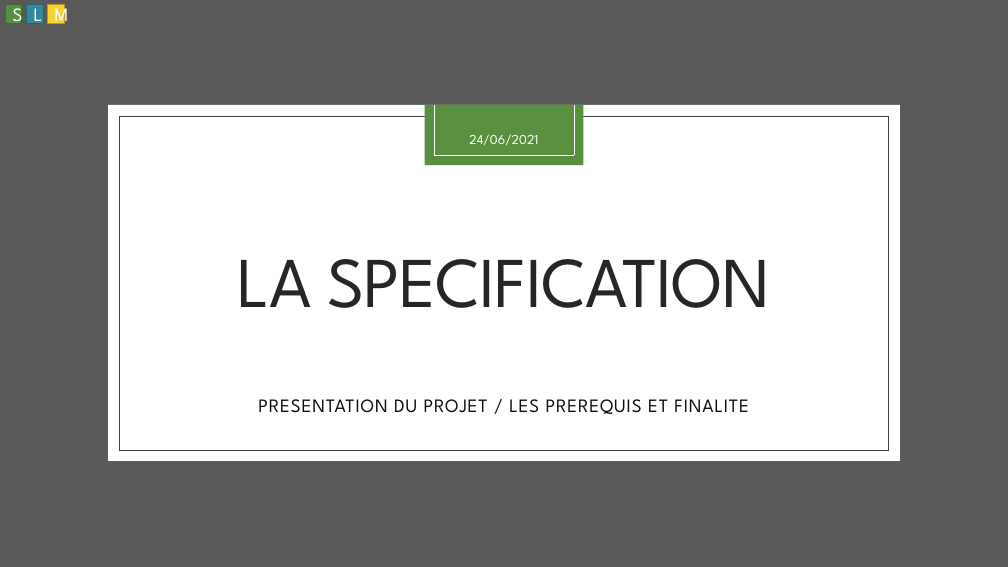
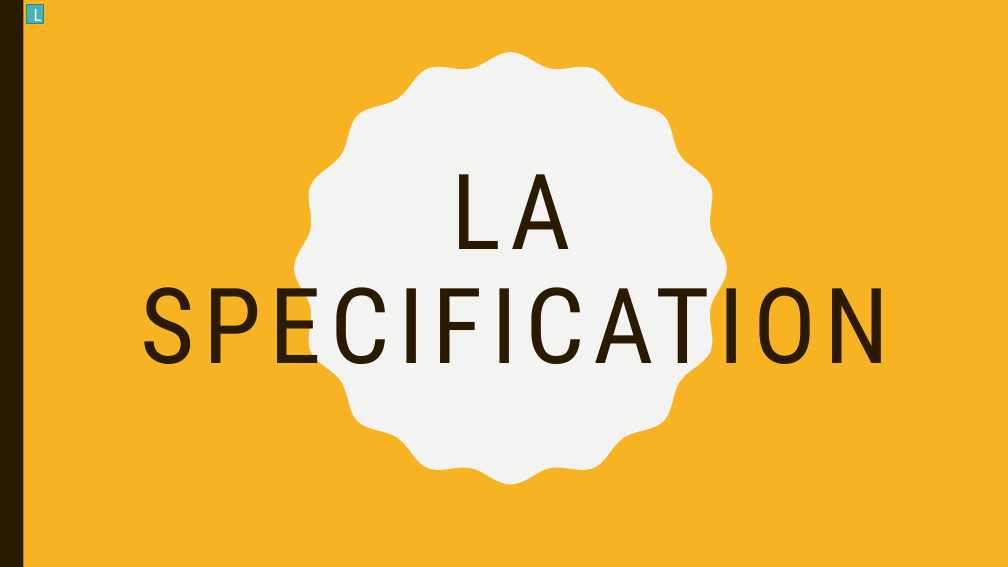
Before and after one commit to aiekick/ProjectStationMeteo, a slide deck: slide 3 of doc/StationMeteo_Soutenance_Stephane.pptx (slide 4 before the commit). Drawn at 1008x567 pixels with LibreOffice and Linux fonts; fonts in the diff are those of the drawing. Boxes give left, top, right and bottom in pixels: in the first picture for what was removed or moved away, otherwise in the second. Text is boxed around its words. In the diff, an @@ line names an element or a change of style, - is before the commit and + after.

Commit message:
[UPD] : changement apres 1ere soutenance vierge [UPD] : changement de style

```diff
--- a/doc/StationMeteo_Soutenance_Stephane.pptx
+++ b/doc/StationMeteo_Soutenance_Stephane.pptx
@@ background #FFFFFF to #F8B323 @@
@@ rectangle removed at [0, 0, 1008, 567] @@
@@ rectangle added at [0, 0, 23, 567], fill #2A1A00 @@
@@ rectangle removed at [5, 5, 22, 23] @@
-S
@@ rectangle "L" at [26, 5, 43, 23]: font League Spartan to Calibri; fill #3488A0 to #46B2B5; outline #266576 1 pt to #348486 1 pt @@
@@ rectangle removed at [47, 5, 64, 23] @@
-M
@@ freeform shape added at [294, 52, 727, 485], fill #F3F3F2 @@
@@ title "LA SPECIFICATION": place and size @@
-title "LA SPECIFICATION" at [238, 259, 770, 308]
+title "LA SPECIFICATION" at [141, 174, 890, 387]
@@ title "LA SPECIFICATION" at [141, 174, 890, 387]: size 68 to 100 pt, font League Spartan to Roboto Condensed, text colour #262626 to #2A1A00, letter spacing -1 to 8 pt; line spacing 0.83 to 0.9 @@
@@ rectangle removed at [108, 105, 900, 461] @@
@@ rectangle removed at [119, 116, 889, 450] @@
@@ rectangle removed at [425, 105, 584, 166] @@
@@ line removed from (434, 105) to (434, 156) @@
@@ line removed from (574, 105) to (574, 156) @@
@@ text removed at [469, 134, 538, 145] @@
-24/06/2021
@@ line removed from (434, 156) to (574, 156) @@
@@ subtitle removed at [258, 399, 749, 414] @@
-PRESENTATION DU PROJET / LES PREREQUIS ET FINALITE
```
Also in this commit, not shown: 44 other slides changed, 3 slides added, 6 slides removed.
